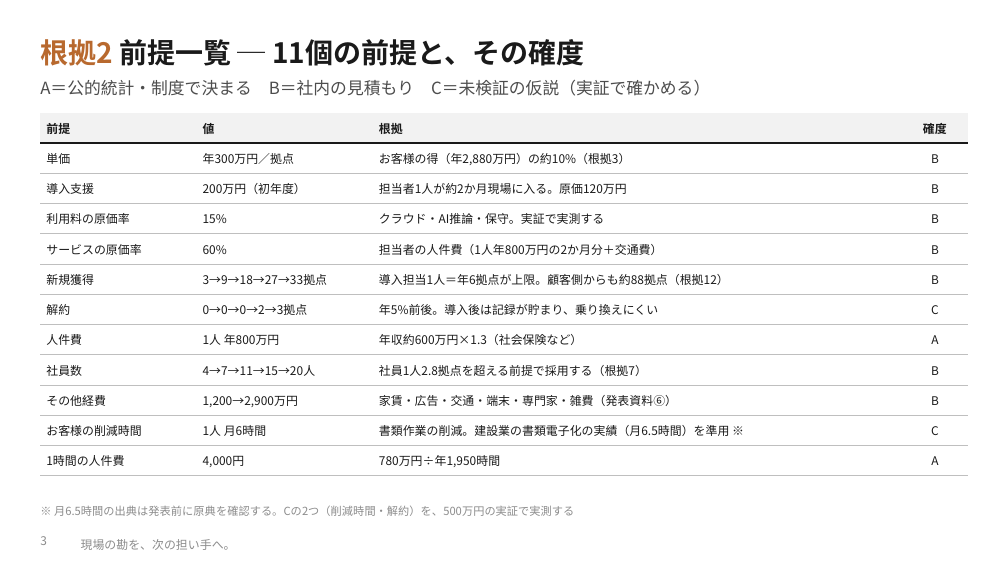
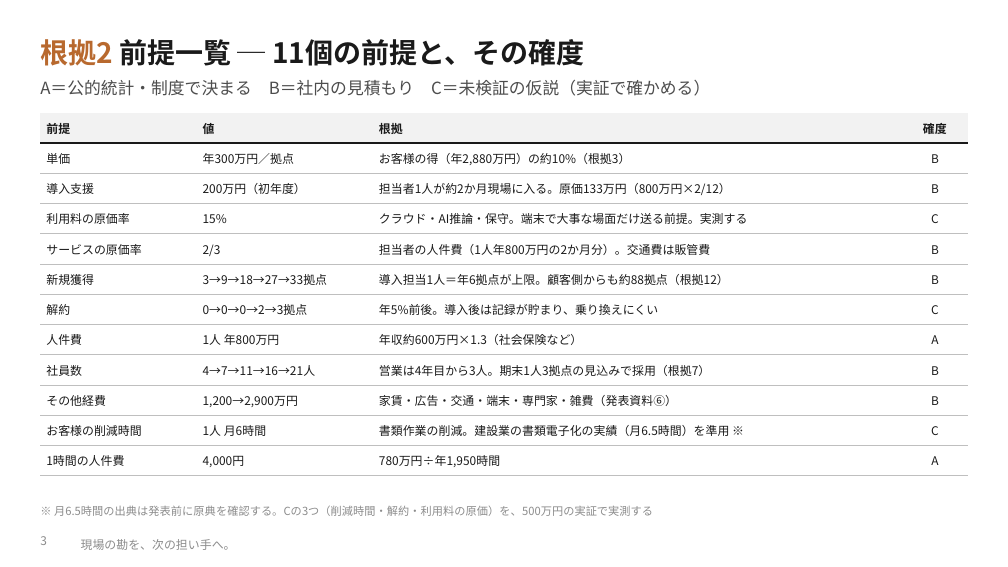
Before and after one commit to SEITOSHIKI/-ai-commute-audio-, a slide deck: slide 3 of deck/カンツギ_事業計画書_理論武装版.pptx. Drawn at 1008x567 pixels with LibreOffice and Linux fonts; fonts in the diff are those of the drawing; background and template pictures are left out. Boxes give left, top, right and bottom in pixels: in the first picture for what was removed or moved away, otherwise in the second. Text is boxed around its words. In the diff, an @@ line names an element or a change of style, - is before the commit and + after.

```diff
--- a/deck/カンツギ_事業計画書_理論武装版.pptx
+++ b/deck/カンツギ_事業計画書_理論武装版.pptx
@@ table at (40, 113, 968, 471) @@
-row 3, column 3: 担当者1人が約2か月現場に入る。原価120万円
+row 3, column 3: 担当者1人が約2か月現場に入る。原価133万円（800万円×2/12）
-row 4, column 3: クラウド・AI推論・保守。実証で実測する
+row 4, column 3: クラウド・AI推論・保守。端末で大事な場面だけ送る前提。実測する
-row 4, column 4: B
+row 4, column 4: C
-row 5, column 2: 60%
+row 5, column 2: 2/3
-row 5, column 3: 担当者の人件費（1人年800万円の2か月分＋交通費）
+row 5, column 3: 担当者の人件費（1人年800万円の2か月分）。交通費は販管費
-row 9, column 2: 4→7→11→15→20人
+row 9, column 2: 4→7→11→16→21人
-row 9, column 3: 社員1人2.8拠点を超える前提で採用する（根拠7）
+row 9, column 3: 営業は4年目から3人。期末1人3拠点の見込みで採用（根拠7）
@@ text at (54, 505, 653, 516): text changed @@
-※ 月6.5時間の出典は発表前に原典を確認する。Cの2つ（削減時間・解約）を、500万円の実証で実測する
+※ 月6.5時間の出典は発表前に原典を確認する。Cの3つ（削減時間・解約・利用料の原価）を、500万円の実証で実測する
```
Also in this commit, not shown: 8 other slides changed, 1 slide added, 13 other files.
